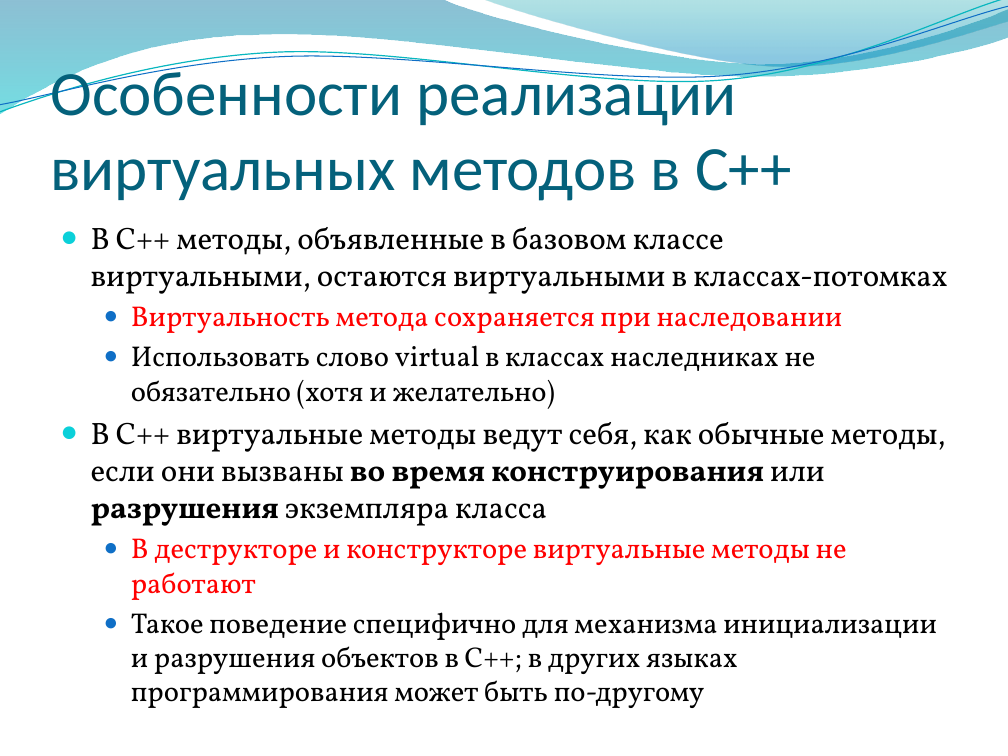
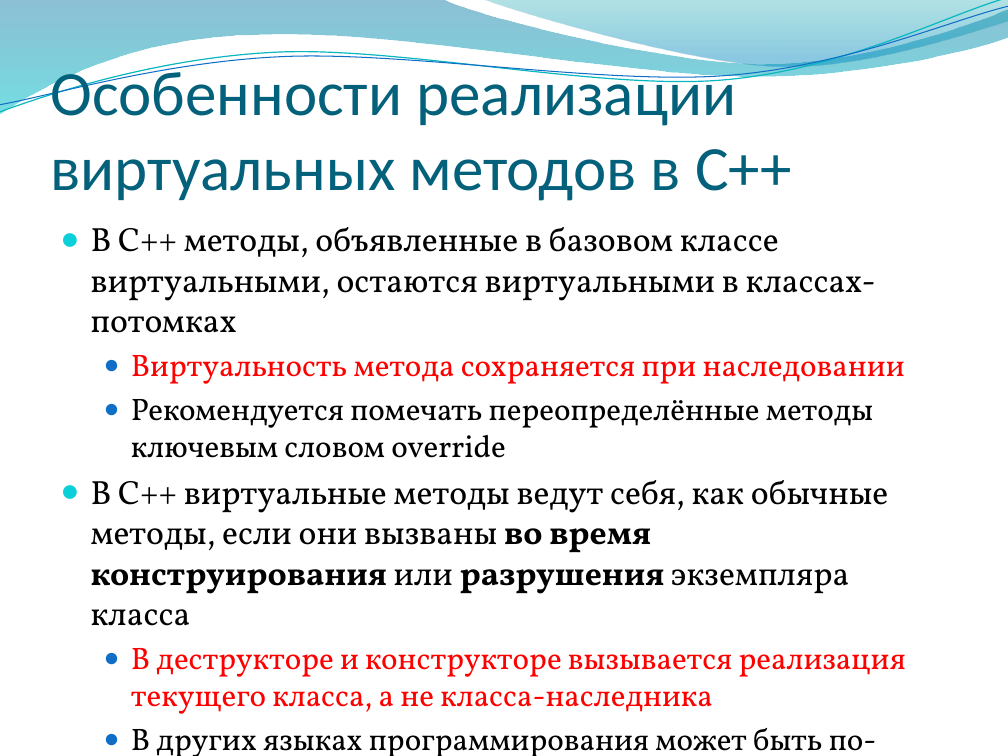
Before and after one commit to alexey-malov/oop, a slide deck: slide 46 of lectures/03/Композиция, наследование и полиморфизм.pptx. Drawn at 1008x756 pixels with LibreOffice and Linux fonts; fonts in the diff are those of the drawing; background and template pictures are left out. Boxes give left, top, right and bottom in pixels: in the first picture for what was removed or moved away, otherwise in the second. Text is boxed around its words. In the diff, an @@ line names an element or a change of style, - is before the commit and + after.

```diff
--- a/lectures/03/Композиция, наследование и полиморфизм.pptx
+++ b/lectures/03/Композиция, наследование и полиморфизм.pptx
@@ text at (x1=91, y1=227, x2=905, y2=626): size 22.1 to 24.1 pt in "В C++ методы, объявленные в базовом классе ...", "В C++ виртуальные методы ведут себя, как ..."; size 20.4 to 22.2 pt in "Виртуальность метода сохраняется при наследовании" @@
@@ text at (x1=131, y1=399, x2=873, y2=458): text changed; size 20.4 to 22.2 pt @@
-  ● Использовать слово virtual в классах наследниках не обязательно (хотя и желательно)
+  ● Рекомендуется помечать переопределённые методы ключевым словом override
@@ text at (x1=131, y1=648, x2=906, y2=756): text changed; size 20.4 to 22.2 pt; text colour #000000 to #FF0000 @@
-  ● В деструкторе и конструкторе виртуальные методы не работают
-  ● Такое поведение специфично для механизма инициализации и разрушения объектов в C++; в других языках программирования может быть по-другому
+  ● В деструкторе и конструкторе вызывается реализация текущего класса, а не класса-наследника
+  ● В других языках программирования может быть по-другому
```
Also in this commit, not shown: 7 other slides changed.
